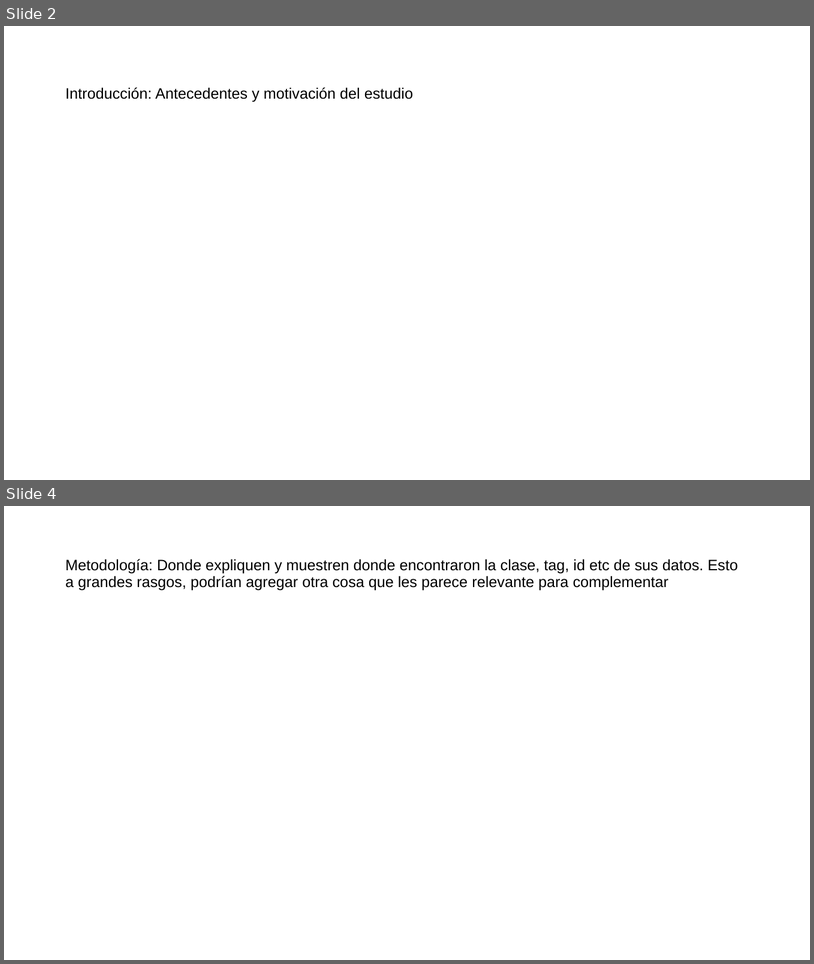
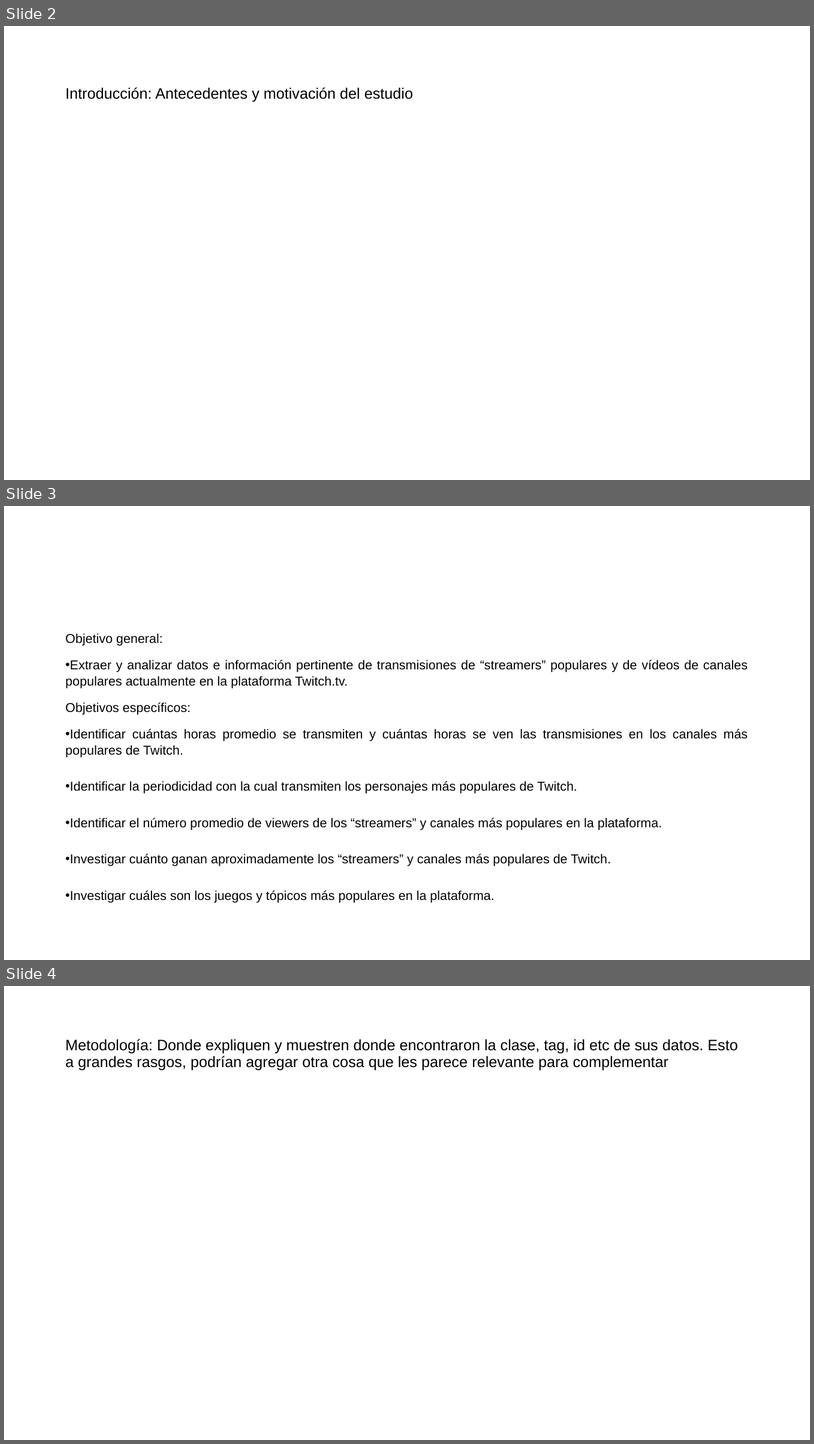
Before and after one commit to AlejandroMunozA/Trabajo_BigData, a slide deck: Trabajo_BigData.pptx. Shown one above the other, each under a label of ours: slides 2 and 4 before the commit, slides 2, 3 and 4 after it; the slides between them are not shown. The pictures are 814x964 and 814x1444 pixels, drawn with LibreOffice and Linux fonts; fonts in the diff are those of the drawing. Boxes give left, top, right and bottom in pixels: in the first picture for what was removed or moved away, otherwise in the second. Text is boxed around its words. In the diff, an @@ line names an element or a change of style, - is before the commit and + after.

```diff
--- a/Trabajo_BigData.pptx
+++ b/Trabajo_BigData.pptx
@@ slide 3 added at (x1=4, y1=506, x2=810, y2=960), background #FFFFFF @@
@@ text added at (x1=65, y1=633, x2=749, y2=903), 15.3 pt, text #000000 @@
+Objetivo general:
+• Extraer y analizar datos e información pertinente de transmisiones de “streamers” populares y de vídeos de canales populares actualmente en la plataforma Twitch.tv.
+Objetivos específicos:
+• Identificar cuántas horas promedio se transmiten y cuántas horas se ven las transmisiones en los canales más populares de Twitch.
+• Identificar la periodicidad con la cual transmiten los personajes más populares de Twitch.
+• Identificar el número promedio de viewers de los “streamers” y canales más populares en la plataforma.
+• Investigar cuánto ganan aproximadamente los “streamers” y canales más populares de Twitch.
+• Investigar cuáles son los juegos y tópicos más populares en la plataforma.
```
Also in this commit, not shown: 1 slide removed.
